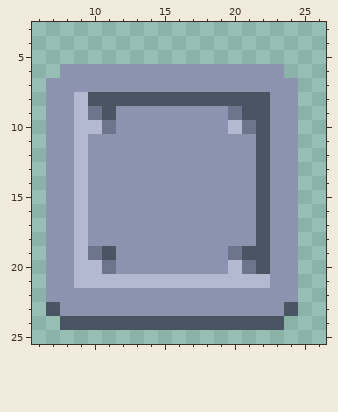
Edited in one commit: pixel-art file (Assets/Sprites/Iron-Plate.aseprite). Above, as it was before the edit.
32x32 pixels, 1 frame. Shown: x 6..26, y 3..25.
The same view after the edit:
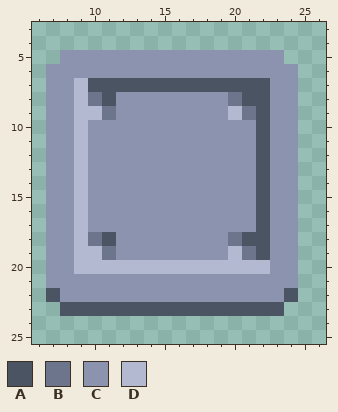
Palette (. is transparent): A #4a5462  B #6d758d  C #8b93af  D #b3b9d1
Edits made:
{"y":5,"x":8,"old":"................","new":"CCCCCCCCCCCCCCCC"}
{"y":6,"x":7,"old":".","new":"C"}
{"y":6,"x":24,"old":".","new":"C"}
{"y":7,"x":9,"old":"CCCCCCCCCCCCCC","new":"DAAAAAAAAAAAAA"}
{"y":8,"x":10,"old":"A","new":"B"}
{"y":8,"x":12,"old":"AAAAAAAAA","new":"CCCCCCCCB"}
{"y":9,"x":10,"old":"BA","new":"DB"}
{"y":9,"x":20,"old":"BA","new":"DB"}
{"y":10,"x":10,"old":"DB","new":"CC"}
{"y":10,"x":20,"old":"DB","new":"CC"}
{"y":18,"x":10,"old":"CC","new":"BA"}
{"y":18,"x":20,"old":"CC","new":"BA"}
{"y":19,"x":10,"old":"BA","new":"DB"}
{"y":19,"x":20,"old":"BA","new":"DB"}
{"y":20,"x":11,"old":"BCCCCCCCC","new":"DDDDDDDDD"}
{"y":20,"x":21,"old":"BA","new":"DD"}
{"y":21,"x":9,"old":"DDDDDDDDDDDDDD","new":"CCCCCCCCCCCCCC"}
{"y":22,"x":7,"old":"C","new":"A"}
{"y":22,"x":24,"old":"C","new":"A"}
{"y":23,"x":7,"old":"ACCCCCCCCCCCCCCCCA","new":".AAAAAAAAAAAAAAAA."}
{"y":24,"x":8,"old":"AAAAAAAAAAAAAAAA","new":"................"}
{"label":"changed","picture_box":[46,50,298,134]}
{"label":"changed","picture_box":[46,232,298,330]}
